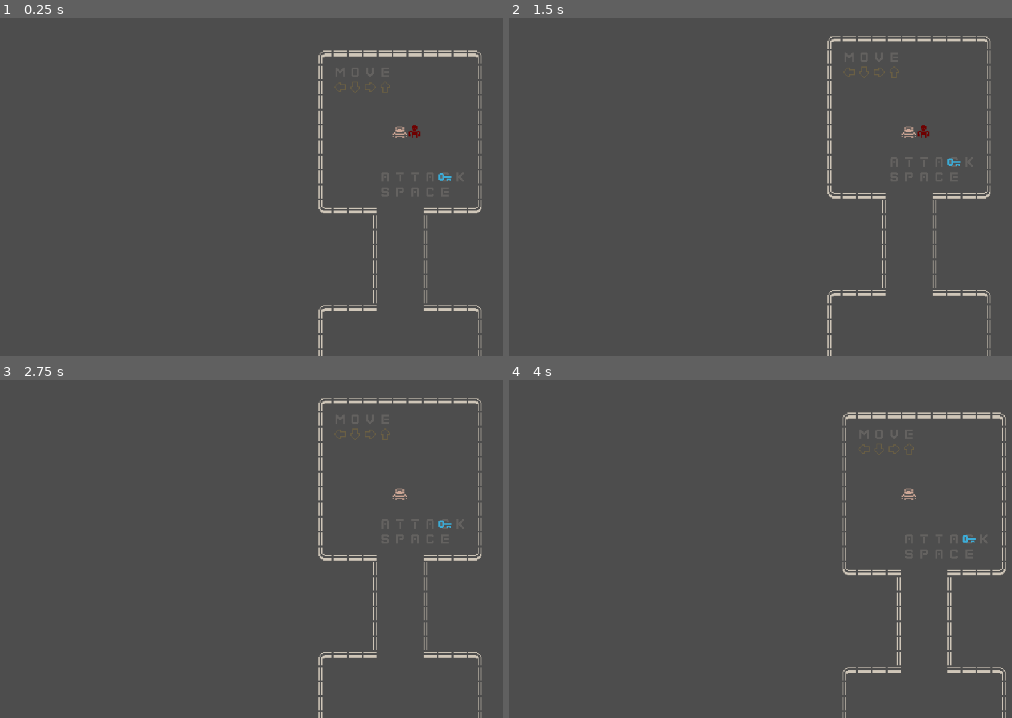
Above: before the commit, frames 1-4 (two rows, left to right).
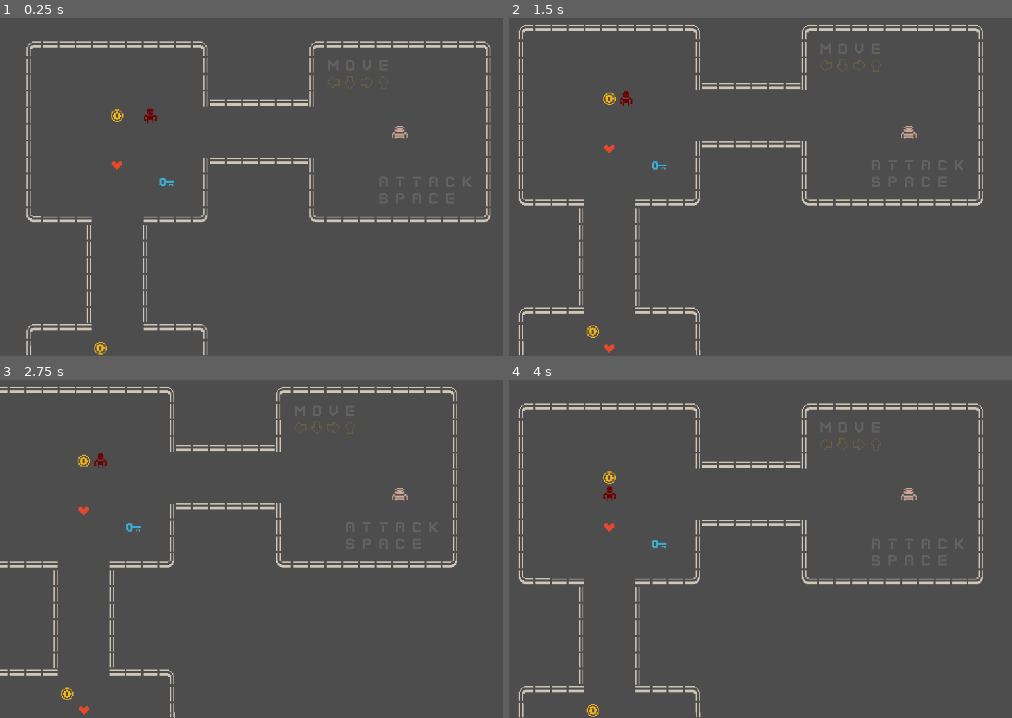
Above: after the commit, the same moments.

Repository: josanescod/tfg-roguelike
Game: Godot game, scene res://Scenes/world.tscn
Same seed, same stepped clock (60 frames per second), same inputs: the game is played once before the commit and once after it.
Inputs:
- Up to frame 1 (0.25 s): no input
- Up to frame 2 (1.5 s): tap Enter at 0.5 s; hold Right (move_right) 0.53-1.28 s; tap Space (attack) at 0.6, 1.25, 1.35 s; hold Down (move_down) from 1.28 s (still down)
- Up to frame 3 (2.75 s): tap Enter at 2 s; release Down (move_down) at 2.03 s; hold Right (move_right) from 2.03 s (still down); tap Space (attack) at 2.1 s
- Up to frame 4 (4 s): tap Space (attack) at 2.75, 2.85, 3.6 s; release Right (move_right) at 2.78 s; hold Up (move_up) 2.78-3.53 s; tap Enter at 3.5 s; hold Left (move_left) from 3.53 s (still down)

The runs differ from the first frame. In frame 1, 6.3% of the frame differs, in the area x 5-98%, y 6-100%; in frame 2, 6.3%, in the area x 1-96%, y 2-100%; in frame 3, 5.8%; in frame 4, 6.2%.

Commit message:
Implemented room filling with hearts, coins and enemies

Diff:
--- /dev/null
+++ b/Nodes/coin.tscn
@@ -0,0 +1,21 @@
+[gd_scene load_steps=4 format=3 uid="uid://esvrdxif4wbe"]
+
+[ext_resource type="Texture2D" uid="uid://dge2k5dkwh8s1" path="res://Assets/colored-transparent_packed.png" id="1_hn7p4"]
+[ext_resource type="Script" path="res://Scripts/coin.gd" id="1_q033e"]
+
+[sub_resource type="CircleShape2D" id="CircleShape2D_gbcjx"]
+radius = 17.0294
+
+[node name="Coin" type="Area2D"]
+script = ExtResource("1_q033e")
+
+[node name="Sprite2D" type="Sprite2D" parent="."]
+scale = Vector2(3, 3)
+texture = ExtResource("1_hn7p4")
+region_enabled = true
+region_rect = Rect2(656, 48, 16, 16)
+
+[node name="CollisionShape2D" type="CollisionShape2D" parent="."]
+shape = SubResource("CircleShape2D_gbcjx")
+
+[connection signal="body_entered" from="." to="." method="_on_body_entered"]
--- /dev/null
+++ b/Nodes/enemy.tscn
@@ -0,0 +1,63 @@
+[gd_scene load_steps=7 format=3 uid="uid://bm3bakkc3ac6w"]
+
+[ext_resource type="Script" path="res://Scripts/enemy.gd" id="1_ecmf4"]
+[ext_resource type="Texture2D" uid="uid://dge2k5dkwh8s1" path="res://Assets/colored-transparent_packed.png" id="2_e882a"]
+
+[sub_resource type="RectangleShape2D" id="RectangleShape2D_upukm"]
+size = Vector2(32, 42)
+
+[sub_resource type="Animation" id="Animation_06x7v"]
+resource_name = "Hit"
+length = 0.2
+tracks/0/type = "value"
+tracks/0/imported = false
+tracks/0/enabled = true
+tracks/0/path = NodePath("Sprite2D:modulate")
+tracks/0/interp = 1
+tracks/0/loop_wrap = true
+tracks/0/keys = {
+"times": PackedFloat32Array(0, 0.1, 0.2),
+"transitions": PackedFloat32Array(1, 1, 1),
+"update": 0,
+"values": [Color(0.529412, 0, 0, 1), Color(1, 1, 1, 1), Color(0.529412, 0, 0, 1)]
+}
+
+[sub_resource type="Animation" id="Animation_a8v8i"]
+length = 0.001
+tracks/0/type = "value"
+tracks/0/imported = false
+tracks/0/enabled = true
+tracks/0/path = NodePath("Sprite2D:modulate")
+tracks/0/interp = 1
+tracks/0/loop_wrap = true
+tracks/0/keys = {
+"times": PackedFloat32Array(0),
+"transitions": PackedFloat32Array(1),
+"update": 0,
+"values": [Color(0.529412, 0, 0, 1)]
+}
+
+[sub_resource type="AnimationLibrary" id="AnimationLibrary_yr5u0"]
+_data = {
+"Hit": SubResource("Animation_06x7v"),
+"RESET": SubResource("Animation_a8v8i")
+}
+
+[node name="Enemy" type="CharacterBody2D" groups=["Enemy", "Wall"]]
+position = Vector2(316, 80)
+script = ExtResource("1_ecmf4")
+
+[node name="Sprite2D" type="Sprite2D" parent="."]
+modulate = Color(0.529412, 0, 0, 1)
+scale = Vector2(3, 3)
+texture = ExtResource("2_e882a")
+region_enabled = true
+region_rect = Rect2(400, 0, 16, 16)
+
+[node name="CollisionShape2D" type="CollisionShape2D" parent="."]
+shape = SubResource("RectangleShape2D_upukm")
+
+[node name="AnimationPlayer" type="AnimationPlayer" parent="."]
+libraries = {
+"": SubResource("AnimationLibrary_yr5u0")
+}
--- /dev/null
+++ b/Nodes/heart.tscn
@@ -0,0 +1,22 @@
+[gd_scene load_steps=4 format=3 uid="uid://cttyj60apxffo"]
+
+[ext_resource type="Script" path="res://Scripts/heart.gd" id="1_gc7rf"]
+[ext_resource type="Texture2D" uid="uid://dge2k5dkwh8s1" path="res://Assets/colored-transparent_packed.png" id="2_r2flr"]
+
+[sub_resource type="RectangleShape2D" id="RectangleShape2D_tt0j8"]
+size = Vector2(28, 19)
+
+[node name="Heart" type="Area2D"]
+script = ExtResource("1_gc7rf")
+
+[node name="Sprite2D" type="Sprite2D" parent="."]
+scale = Vector2(3, 3)
+texture = ExtResource("2_r2flr")
+region_enabled = true
+region_rect = Rect2(624, 160, 16, 16)
+
+[node name="CollisionShape2D" type="CollisionShape2D" parent="."]
+position = Vector2(0, -0.5)
+shape = SubResource("RectangleShape2D_tt0j8")
+
+[connection signal="body_entered" from="." to="." method="_on_body_entered"]
--- a/Nodes/room.tscn
+++ b/Nodes/room.tscn
@@ -1,6 +1,9 @@
-[gd_scene load_steps=7 format=4 uid="uid://bj05kg58h8r6c"]
+[gd_scene load_steps=10 format=4 uid="uid://bj05kg58h8r6c"]
 
 [ext_resource type="Script" path="res://Scripts/room.gd" id="1_4uh3v"]
+[ext_resource type="PackedScene" uid="uid://bm3bakkc3ac6w" path="res://Nodes/enemy.tscn" id="2_4g8vk"]
+[ext_resource type="PackedScene" uid="uid://esvrdxif4wbe" path="res://Nodes/coin.tscn" id="3_74gnk"]
+[ext_resource type="PackedScene" uid="uid://cttyj60apxffo" path="res://Nodes/heart.tscn" id="3_kmnk1"]
 [ext_resource type="Texture2D" uid="uid://dge2k5dkwh8s1" path="res://Assets/colored-transparent_packed.png" id="3_lvujb"]
 
 [sub_resource type="TileSetAtlasSource" id="TileSetAtlasSource_1qgdj"]
@@ -2183,6 +2186,9 @@
 
 [node name="Room" type="Node2D"]
 script = ExtResource("1_4uh3v")
+enemy_item = ExtResource("2_4g8vk")
+coin_item = ExtResource("3_74gnk")
+heart_item = ExtResource("3_kmnk1")
 
 [node name="TemplateWalls" type="TileMapLayer" parent="." groups=["Wall"]]
 scale = Vector2(3, 3)
--- a/Scenes/world.tscn
+++ b/Scenes/world.tscn
@@ -1,9 +1,8 @@
-[gd_scene load_steps=14 format=3 uid="uid://csbootqbcm3nt"]
+[gd_scene load_steps=9 format=3 uid="uid://csbootqbcm3nt"]
 
+[ext_resource type="Script" path="res://Scripts/level_builder.gd" id="1_hm1qq"]
 [ext_resource type="Script" path="res://Scripts/player.gd" id="2_c420u"]
 [ext_resource type="Texture2D" uid="uid://dge2k5dkwh8s1" path="res://Assets/colored-transparent_packed.png" id="2_f4rc0"]
-[ext_resource type="Script" path="res://Scripts/enemy.gd" id="4_qa1ox"]
-[ext_resource type="Script" path="res://Scripts/builder_level.gd" id="4_sw0u1"]
 [ext_resource type="Script" path="res://Scripts/enemy_manager.gd" id="5_qtfhy"]
 
 [sub_resource type="RectangleShape2D" id="RectangleShape2D_b0ylf"]
@@ -46,52 +45,18 @@
 "RESET": SubResource("Animation_jko47")
 }
 
-[sub_resource type="RectangleShape2D" id="RectangleShape2D_upukm"]
-size = Vector2(32, 42)
-
-[sub_resource type="Animation" id="Animation_06x7v"]
-resource_name = "Hit"
-length = 0.2
-tracks/0/type = "value"
-tracks/0/imported = false
-tracks/0/enabled = true
-tracks/0/path = NodePath("Sprite2D:modulate")
-tracks/0/interp = 1
-tracks/0/loop_wrap = true
-tracks/0/keys = {
-"times": PackedFloat32Array(0, 0.1, 0.2),
-"transitions": PackedFloat32Array(1, 1, 1),
-"update": 0,
-"values": [Color(0.529412, 0, 0, 1), Color(1, 1, 1, 1), Color(0.529412, 0, 0, 1)]
-}
-
-[sub_resource type="Animation" id="Animation_a8v8i"]
-length = 0.001
-tracks/0/type = "value"
-tracks/0/imported = false
-tracks/0/enabled = true
-tracks/0/path = NodePath("Sprite2D:modulate")
-tracks/0/interp = 1
-tracks/0/loop_wrap = true
-tracks/0/keys = {
-"times": PackedFloat32Array(0),
-"transitions": PackedFloat32Array(1),
-"update": 0,
-"values": [Color(0.529412, 0, 0, 1)]
-}
-
-[sub_resource type="AnimationLibrary" id="AnimationLibrary_yr5u0"]
-_data = {
-"Hit": SubResource("Animation_06x7v"),
-"RESET": SubResource("Animation_a8v8i")
-}
-
 [node name="World" type="Node2D"]
 
-[node name="BuilderLevel" type="Node" parent="."]
-script = ExtResource("4_sw0u1")
+[node name="LevelBuilder" type="Node" parent="."]
+script = ExtResource("1_hm1qq")
+enemy_spawn_probability = 0.7
+coin_spawn_probability = 0.8
+heart_spawn_probability = 0.3
+max_enemies_per_room = 1
+max_coins_per_room = 2
+max_hearts_per_room = 1
 
-[node name="EnemyManager" type="Node" parent="."]
+[node name="EnemyManager" type="Node" parent="." groups=["Enemy_Manager"]]
 script = ExtResource("5_qtfhy")
 
 [node name="Player" type="CharacterBody2D" parent="." groups=["Player"]]
@@ -111,28 +76,9 @@
 shape = SubResource("RectangleShape2D_b0ylf")
 
 [node name="Camera2D" type="Camera2D" parent="Player"]
-zoom = Vector2(0.45, 0.45)
+zoom = Vector2(0.5, 0.5)
 
 [node name="AnimationPlayer" type="AnimationPlayer" parent="Player"]
 libraries = {
 "": SubResource("AnimationLibrary_yklgy")
 }
-
-[node name="Enemy" type="CharacterBody2D" parent="." groups=["Enemy", "Wall"]]
-position = Vector2(316, 80)
-script = ExtResource("4_qa1ox")
-
-[node name="Sprite2D" type="Sprite2D" parent="Enemy"]
-modulate = Color(0.529412, 0, 0, 1)
-scale = Vector2(3, 3)
-texture = ExtResource("2_f4rc0")
-region_enabled = true
-region_rect = Rect2(400, 0, 16, 16)
-
-[node name="CollisionShape2D" type="CollisionShape2D" parent="Enemy"]
-shape = SubResource("RectangleShape2D_upukm")
-
-[node name="AnimationPlayer" type="AnimationPlayer" parent="Enemy"]
-libraries = {
-"": SubResource("AnimationLibrary_yr5u0")
-}
--- /dev/null
+++ b/Scripts/coin.gd
@@ -0,0 +1,9 @@
+extends Area2D
+
+
+
+func _on_body_entered(body: Node2D) -> void:
+	if body.is_in_group("Player"):
+		Global.coins += 1
+		print("coins: ", Global.coins)
+		queue_free()
--- a/Scripts/enemy.gd
+++ b/Scripts/enemy.gd
@@ -8,8 +8,6 @@
 
 var attack_chance : float = 0.5
 
-func _ready():
-	global_position = player.global_position + Vector2(48, 0) # testing one enemy
 
 func move() -> void:
 	if randf() < 0.5:
--- /dev/null
+++ b/Scripts/heart.gd
@@ -0,0 +1,10 @@
+extends Area2D
+
+
+
+func _on_body_entered(body: Node2D) -> void:
+	if body.is_in_group("Player"):
+		if Global.health < Global.max_health:
+			Global.health +=1
+			print("Player health: ", Global.health)
+			queue_free()
--- a/Scripts/builder_level.gd
+++ b/Scripts/level_builder.gd
@@ -22,7 +22,18 @@
 var player_position: Vector2
 var key_position: Vector2
 var door_position: Vector2
-var enemy_position: Vector2
+#var enemy_position: Vector2
+
+# probability of each object being spawned
+@export var enemy_spawn_probability : float
+@export var coin_spawn_probability: float
+@export var heart_spawn_probability : float
+
+# number of objects per room
+@export var max_enemies_per_room: int
+@export var max_coins_per_room: int
+@export var max_hearts_per_room: int
+
 
 # Procedural generation algorithms
 enum GenerationAlgorithm {
@@ -149,9 +160,9 @@
 				room.east()
 
 			if initial_room_position != Vector2(x, y):
-				room.RoomBuilder = self
+				room.LevelBuilder = self
 			else:
-				room.show_instructions() # instructions floor to initial room
+				room.show_instructions_on_the_floor()
 			$"..".call_deferred("add_child", room)
 			room_nodes.append(room)
 
--- a/Scripts/room.gd
+++ b/Scripts/room.gd
@@ -4,7 +4,17 @@
 var inside_width : int = 9
 var inside_height : int = 9
 
-@onready var RoomBuilder : Node
+@onready var LevelBuilder : Node
+
+@export var enemy_item : PackedScene
+@export var coin_item : PackedScene
+@export var heart_item: PackedScene
+
+var used_position : Array
+
+func _ready():
+	if LevelBuilder:
+		populate_room_with_items()
 
 func north():
 	$NorthDoor.visible = true
@@ -22,5 +32,32 @@
 	$WestDoor.visible = true
 	$WestWall.queue_free()
 
-func show_instructions():
+func show_instructions_on_the_floor():
 	$Instructions_Floor.visible = true
+
+# populate the interior of the rooms with enemies, coins and hearts
+func populate_room_with_items() -> void:
+	if randf_range(0, 1) < LevelBuilder.enemy_spawn_probability:
+		spawn_item(enemy_item, 1, LevelBuilder.max_enemies_per_room)
+	if randf_range(0, 1) < LevelBuilder.coin_spawn_probability:
+		spawn_item(coin_item, 1, LevelBuilder.max_coins_per_room)
+	if randf_range(0, 1) < LevelBuilder.heart_spawn_probability:
+		spawn_item(heart_item, 1, LevelBuilder.max_hearts_per_room)
+
+func spawn_item(item_scene : PackedScene, min_ins : int = 0, max_ins : int = 0) -> void:
+	var num : int = 1
+	if min_ins != 0 or max_ins != 0:
+		num = randi_range(min_ins, max_ins)
+
+	for i in range(num):
+		var item = item_scene.instantiate()
+		# position where items can be generated
+		var pos : Vector2 = Vector2(48 * randi_range(2, inside_width - 1) - 24, 48 * randi_range(2, inside_height - 1) - 24 )
+		while pos in used_position:
+			pos = Vector2(48 * randi_range(2, inside_width - 1) - 24, 48 * randi_range(2, inside_height - 1) - 24 )
+		item.position = pos
+		used_position.append(pos)
+		add_child(item)
+	# if item is an enemy, add it to the enemies array
+	if item_scene == enemy_item:
+		get_tree().get_first_node_in_group("Enemy_Manager").check_enemies()
